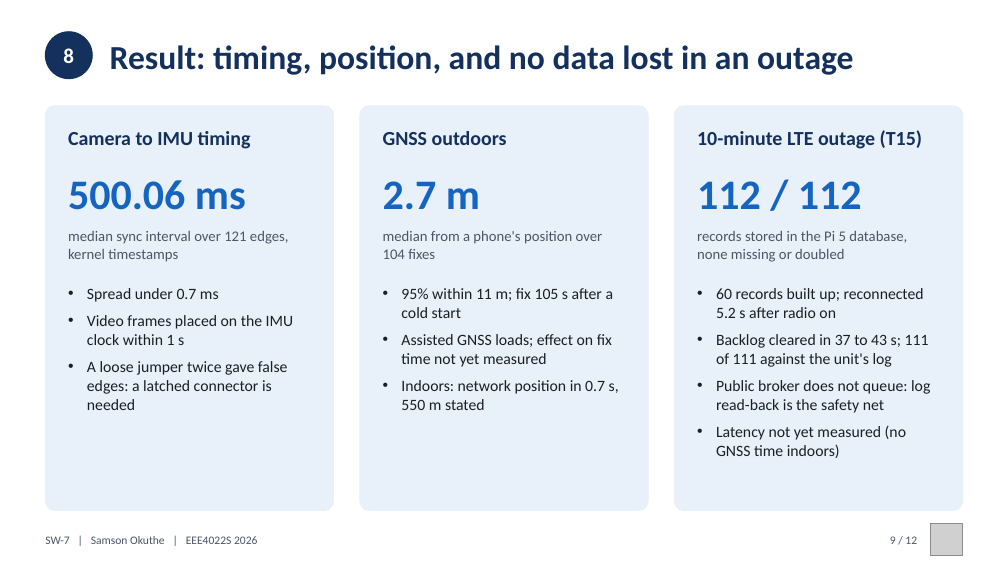
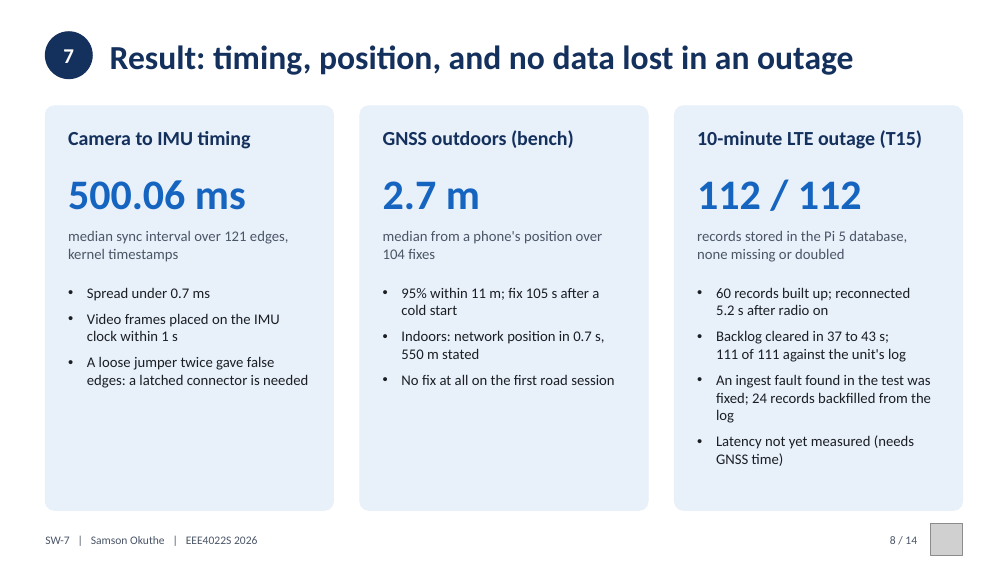
Before and after one commit to 0geder/Tukzie-HPEC-HUD, a slide deck: slide 8 of Presentation/SW7_Final_Presentation.pptx (slide 9 before the commit). Drawn at 1008x567 pixels with LibreOffice and Linux fonts; fonts in the diff are those of the drawing; grey boxes stand for pictures. Boxes give left, top, right and bottom in pixels: in the first picture for what was removed or moved away, otherwise in the second. Text is boxed around its words. In the diff, an @@ line names an element or a change of style, - is before the commit and + after.

Commit message:
Deck: results since 11 Oct (two-sided layout, Pi 5 detector, approaching-object warning, enclosures and power, first road session); 14 slides, 1,275 words

```diff
--- a/Presentation/SW7_Final_Presentation.pptx
+++ b/Presentation/SW7_Final_Presentation.pptx
@@ text at [63, 49, 74, 63]: text changed @@
-8
+7
@@ text at [383, 130, 574, 148]: text changed @@
-GNSS outdoors
+GNSS outdoors (bench)
@@ text "Spread under 0.7 ms" at [87, 287, 308, 388]: size 15 to 14 pt @@
@@ text at [401, 287, 604, 359]: size 15 to 14 pt in "95% within 11 m; fix 105 s ...", "Indoors: network position in 0.7 s, 550 ..." @@
@@ text at [716, 287, 910, 362]: size 15 to 14 pt in "60 records built up; reconnected 5.2 s ...", "Backlog cleared in 37 to 43 s; ..." @@
@@ text at [401, 334, 612, 367]: paragraph removed @@
-• Assisted GNSS loads; effect on fix time not yet measured
@@ text at [401, 374, 614, 385]: paragraph added @@
+• No fix at all on the first road session
@@ text at [716, 374, 931, 466]: text changed; size 15 to 14 pt @@
-• Public broker does not queue: log read-back is the safety net
-• Latency not yet measured (no GNSS time indoors)
+• An ingest fault found in the test was fixed; 24 records backfilled from the log
+• Latency not yet measured (needs GNSS time)
@@ text at [890, 536, 917, 544]: text changed @@
-9 / 12
+8 / 14
```
Also in this commit, not shown: 7 other slides changed, 5 slides added, 3 slides removed, 6 other files.
